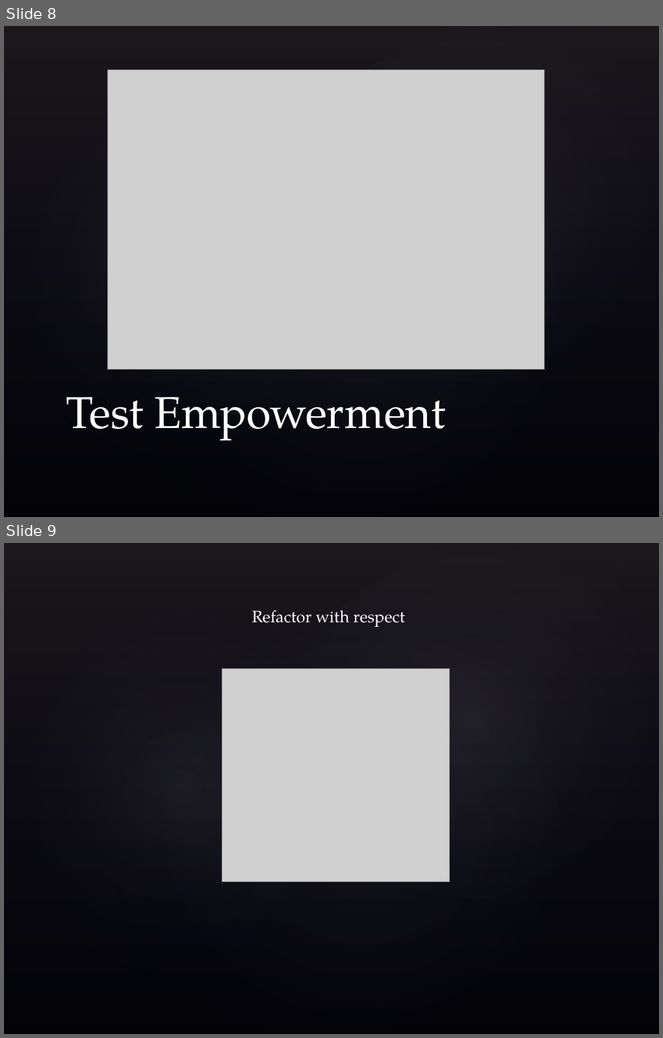
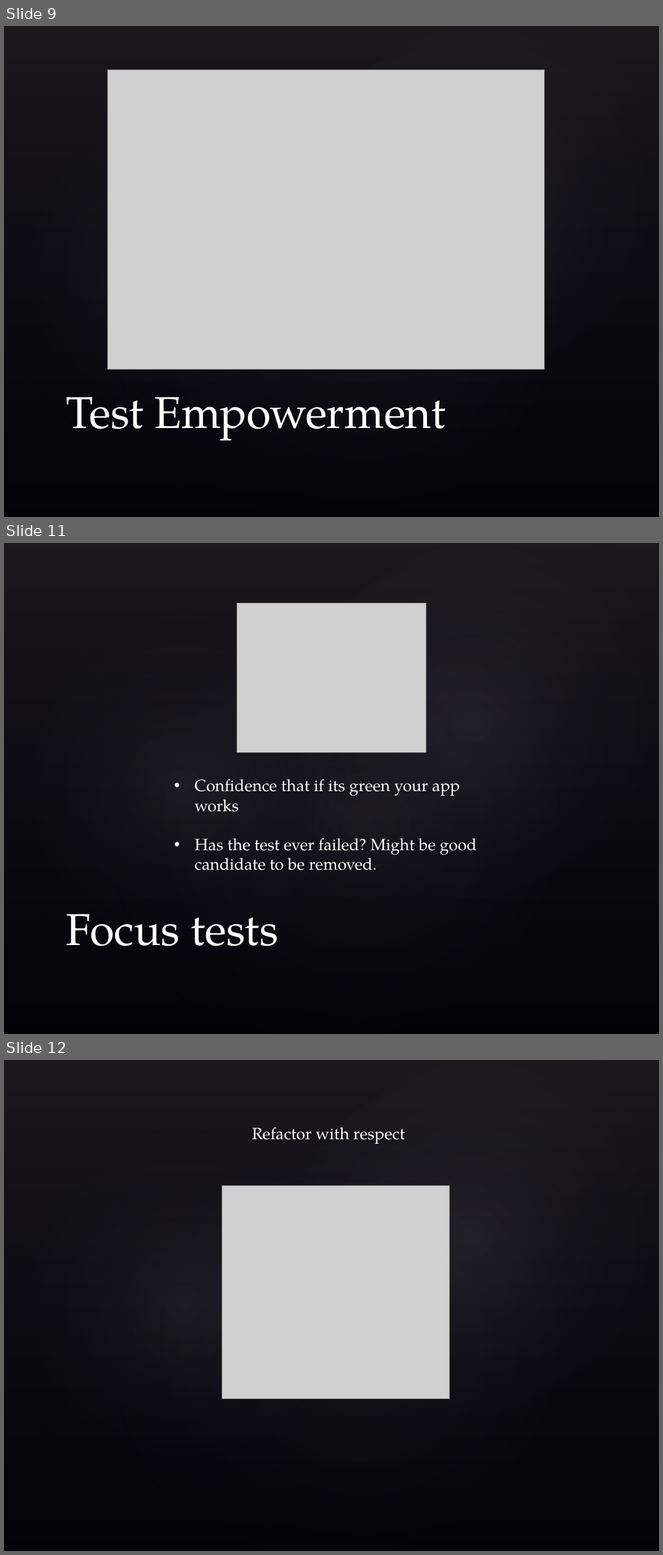
Before and after one commit to jrolstad/Talks, a slide deck: scna_2012/scna.pptx. Shown one above the other, each under a label of ours: slides 8 and 9 before the commit, slides 9, 11 and 12 after it; the slides between them are not shown. The pictures are 663x1038 and 663x1555 pixels, drawn with LibreOffice and Linux fonts; fonts in the diff are those of the drawing; grey boxes stand for pictures; background and template pictures are left out. Boxes give left, top, right and bottom in pixels: in the first picture for what was removed or moved away, otherwise in the second. Text is boxed around its words. In the diff, an @@ line names an element or a change of style, - is before the commit and + after.

```diff
--- a/scna_2012/scna.pptx
+++ b/scna_2012/scna.pptx
@@ slide 11 added at (x1=4, y1=543, x2=659, y2=1034), background picture (left out); not listed: 4 template elements that a slide beside it also shows @@
@@ picture added at (x1=237, y1=603, x2=426, y2=753) @@
@@ text added at (x1=194, y1=779, x2=477, y2=871), 18 pt, text #FFFFFF @@
+• Confidence that if its green your app works
+• Has the test ever failed? Might be good candidate to be removed.
@@ title added at (x1=66, y1=914, x2=279, y2=947), 49 pt, text #FFFFFF @@
+Focus tests
@@ what was slide 8 is now slide 9 @@
@@ what was slide 9 is now slide 12 @@
```
Also in this commit, not shown: 2 other slides added.
